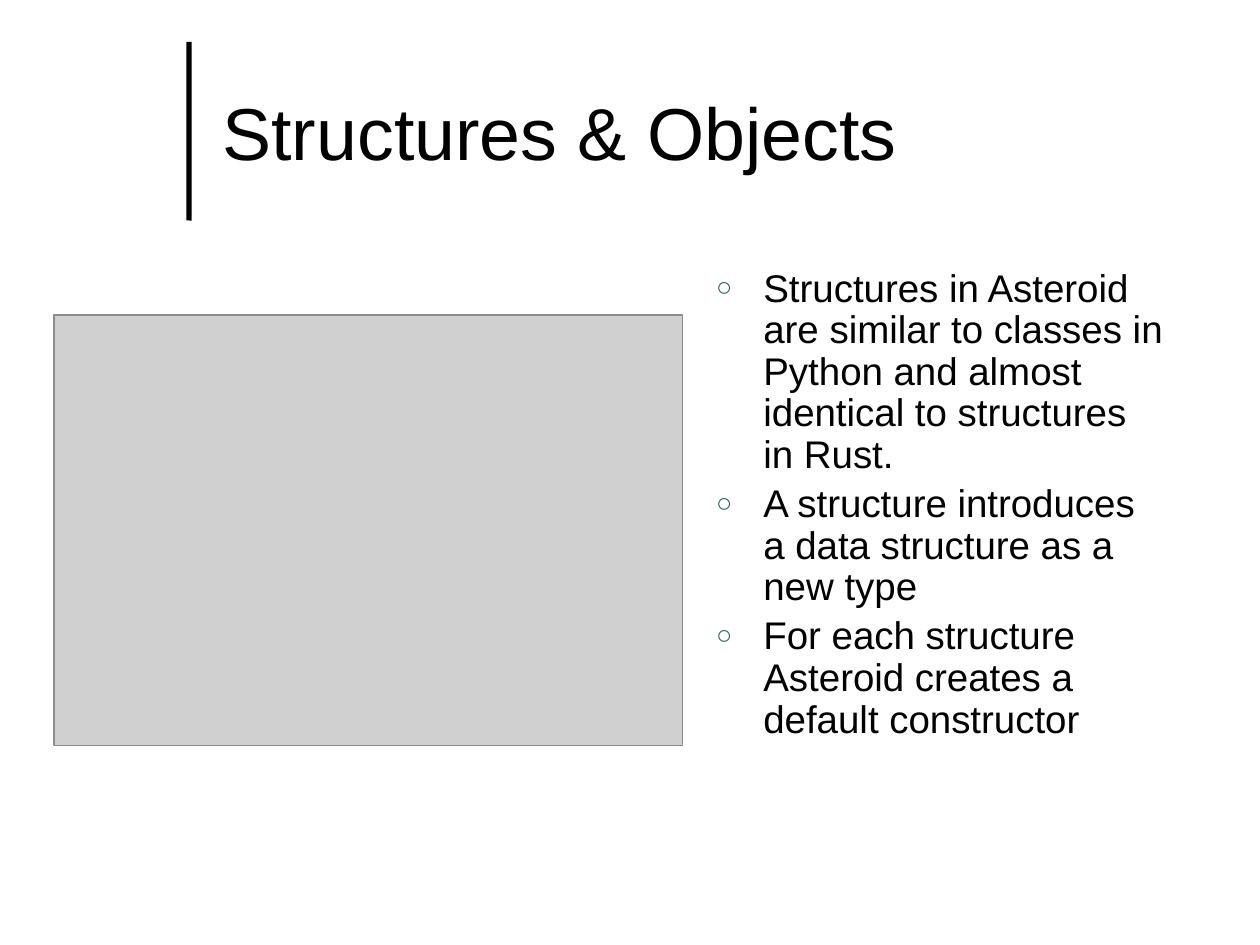
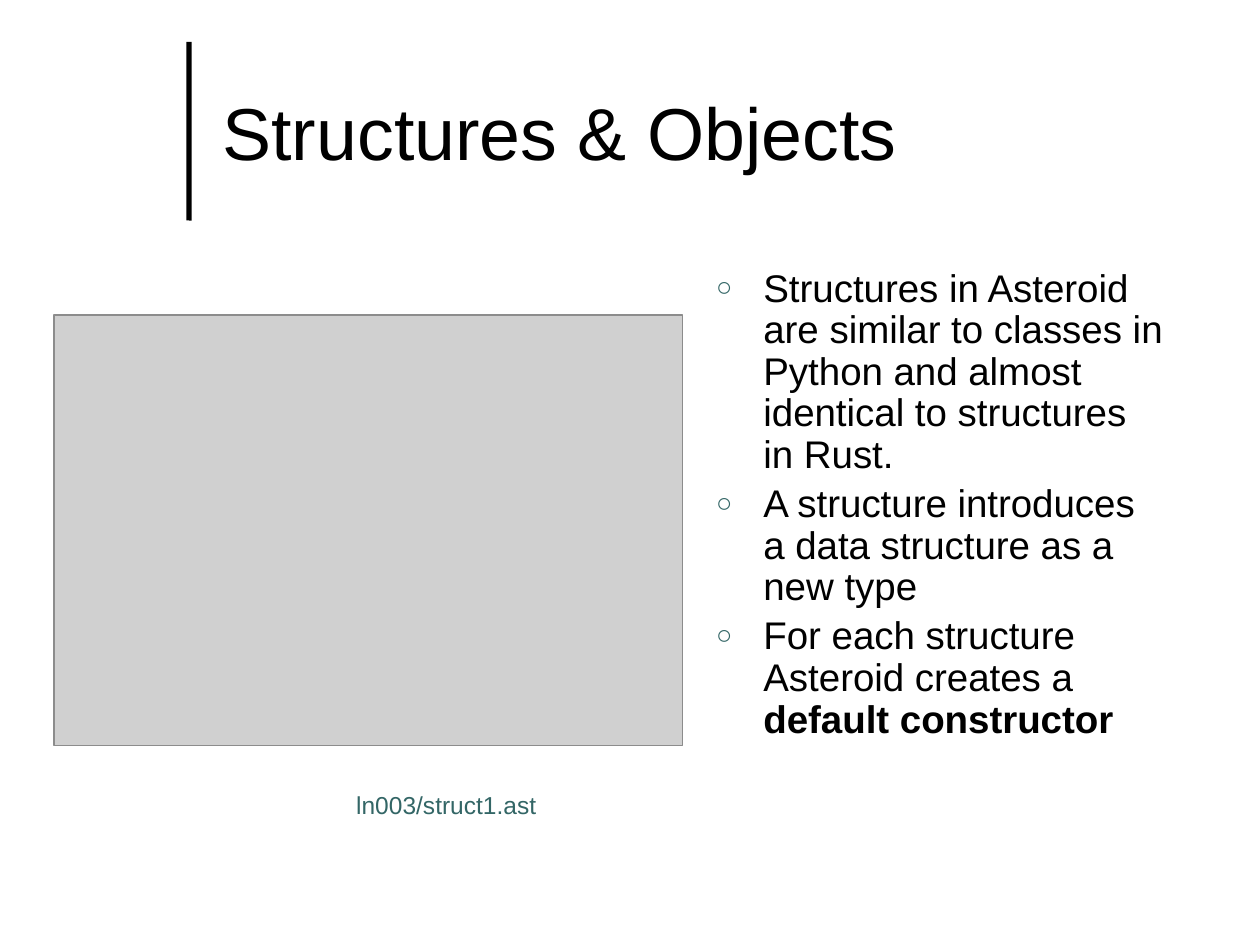
Before and after one commit to lutzhamel/CSC493, a slide deck: slide 7 of notes/csc493-ln003.pptx (slide 6 before the commit). Drawn at 1260x945 pixels with LibreOffice and Linux fonts; fonts in the diff are those of the drawing; grey boxes stand for pictures; background and template pictures are left out. Boxes give left, top, right and bottom in pixels: in the first picture for what was removed or moved away, otherwise in the second. Text is boxed around its words. In the diff, an @@ line names an element or a change of style, - is before the commit and + after.

```diff
--- a/notes/csc493-ln003.pptx
+++ b/notes/csc493-ln003.pptx
@@ text at (763,621,1113,734): bold on in "default constructor" @@
@@ text added at (356,796,536,815), 14 pt, text #336666 @@
+ln003/struct1.ast
```
Also in this commit, not shown: 1 other slide changed, 1 slide added, 12 other files.
